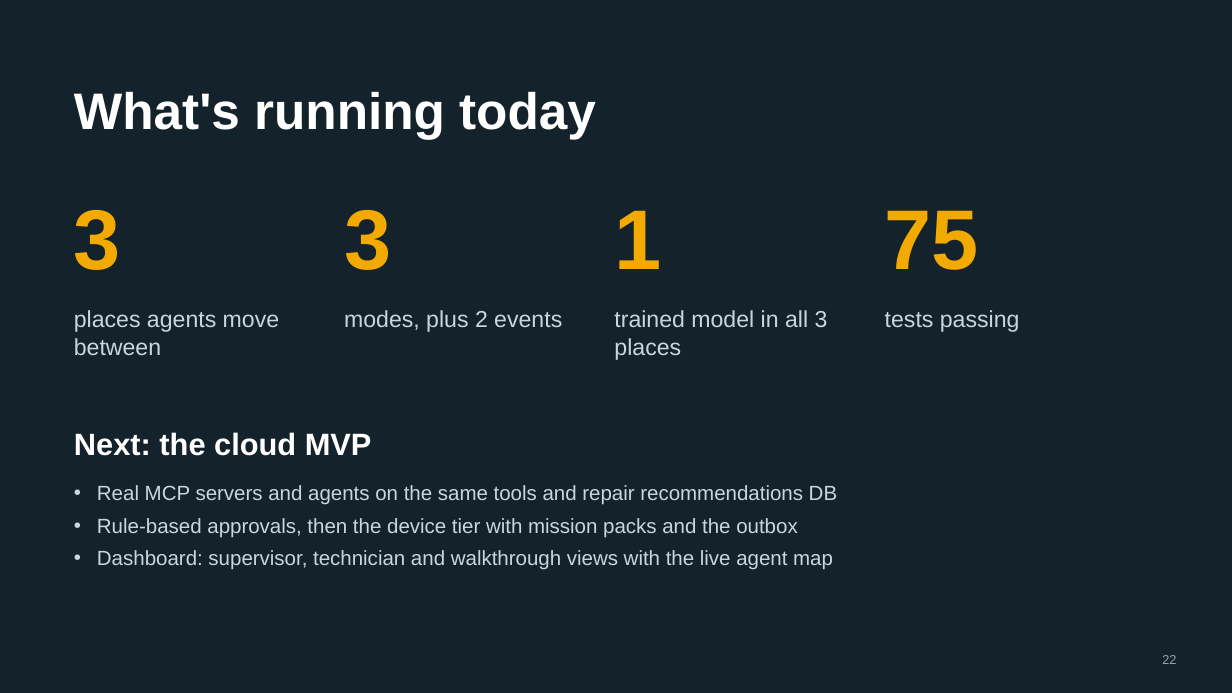
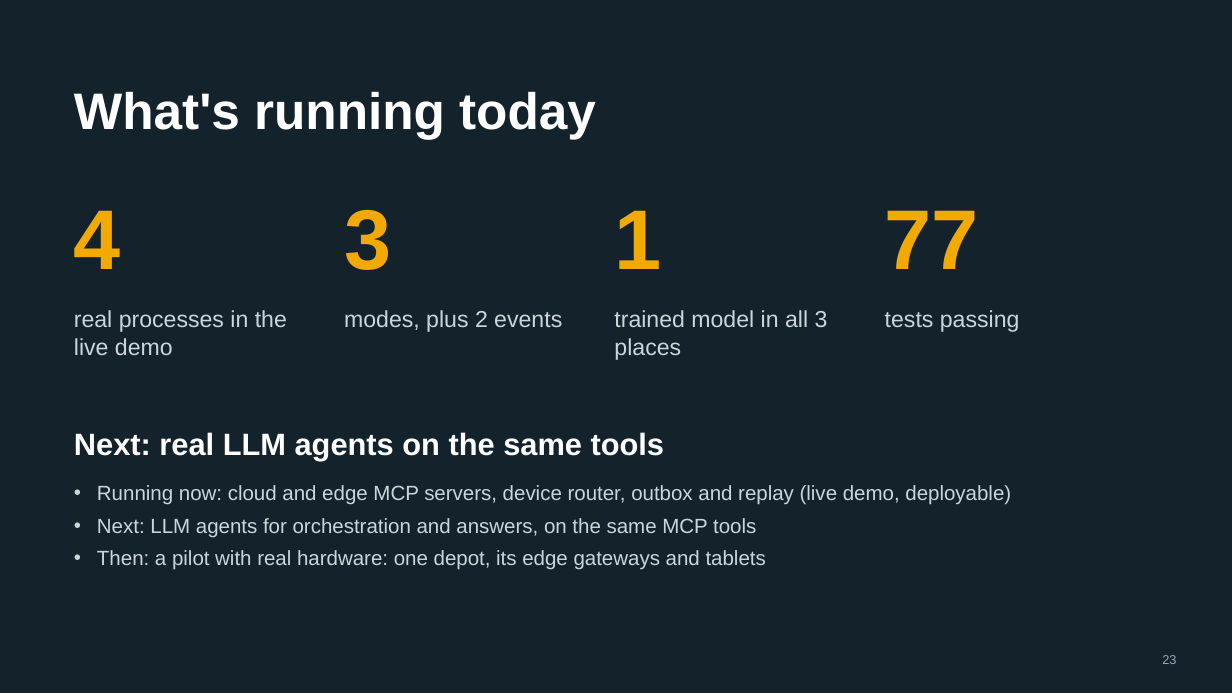
Before and after one commit to chandra50/hybrid-ai-service, a slide deck: slide 23 of docs/hybrid-ai-design.pptx (slide 22 before the commit). Drawn at 1232x693 pixels with LibreOffice and Linux fonts; fonts in the diff are those of the drawing. Boxes give left, top, right and bottom in pixels: in the first picture for what was removed or moved away, otherwise in the second. Text is boxed around its words. In the diff, an @@ line names an element or a change of style, - is before the commit and + after.

```diff
--- a/docs/hybrid-ai-design.pptx
+++ b/docs/hybrid-ai-design.pptx
@@ text at <box>74,210,121,269</box>: text changed @@
-3
+4
@@ text at <box>885,210,979,269</box>: text changed @@
-75
+77
@@ text at <box>74,310,287,355</box>: text changed @@
-places agents move between
+real processes in the live demo
@@ text at <box>74,432,665,461</box>: text changed @@
-Next: the cloud MVP
+Next: real LLM agents on the same tools
@@ text at <box>97,485,1011,570</box>: text changed @@
-• Real MCP servers and agents on the same tools and repair recommendations DB
-• Rule-based approvals, then the device tier with mission packs and the outbox
-• Dashboard: supervisor, technician and walkthrough views with the live agent map
+• Running now: cloud and edge MCP servers, device router, outbox and replay (live demo, deployable)
+• Next: LLM agents for orchestration and answers, on the same MCP tools
+• Then: a pilot with real hardware: one depot, its edge gateways and tablets
```
Also in this commit, not shown: 9 other slides changed, 1 slide added, 25 other files.
